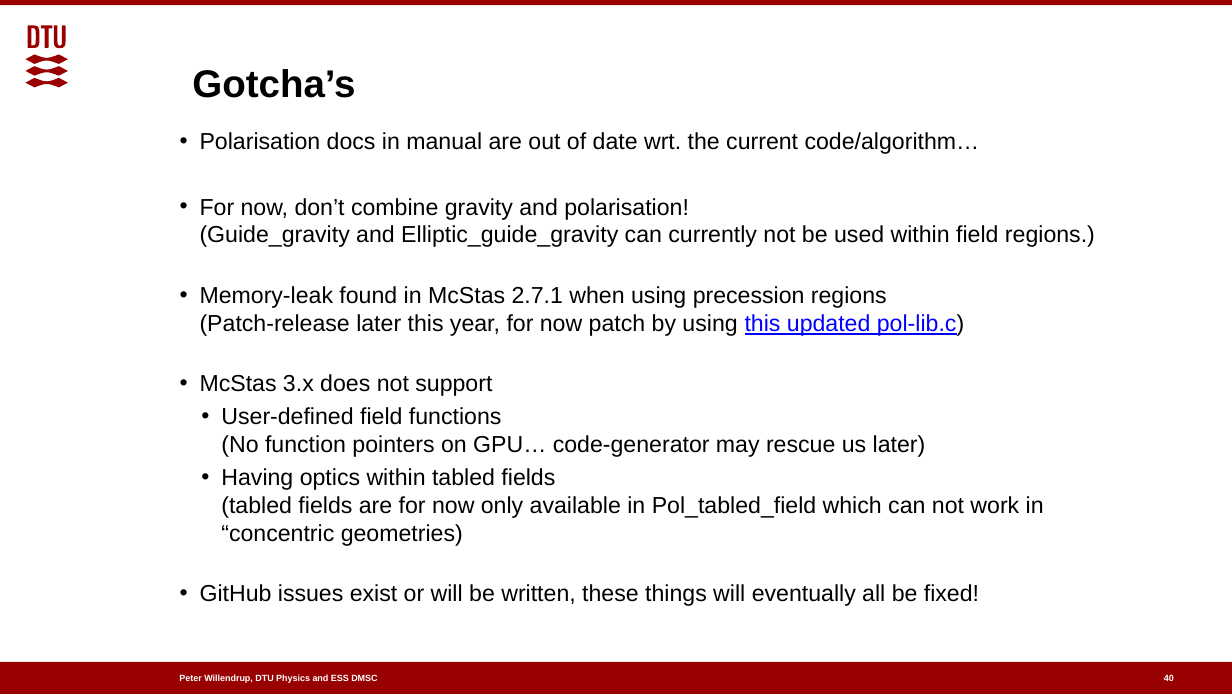
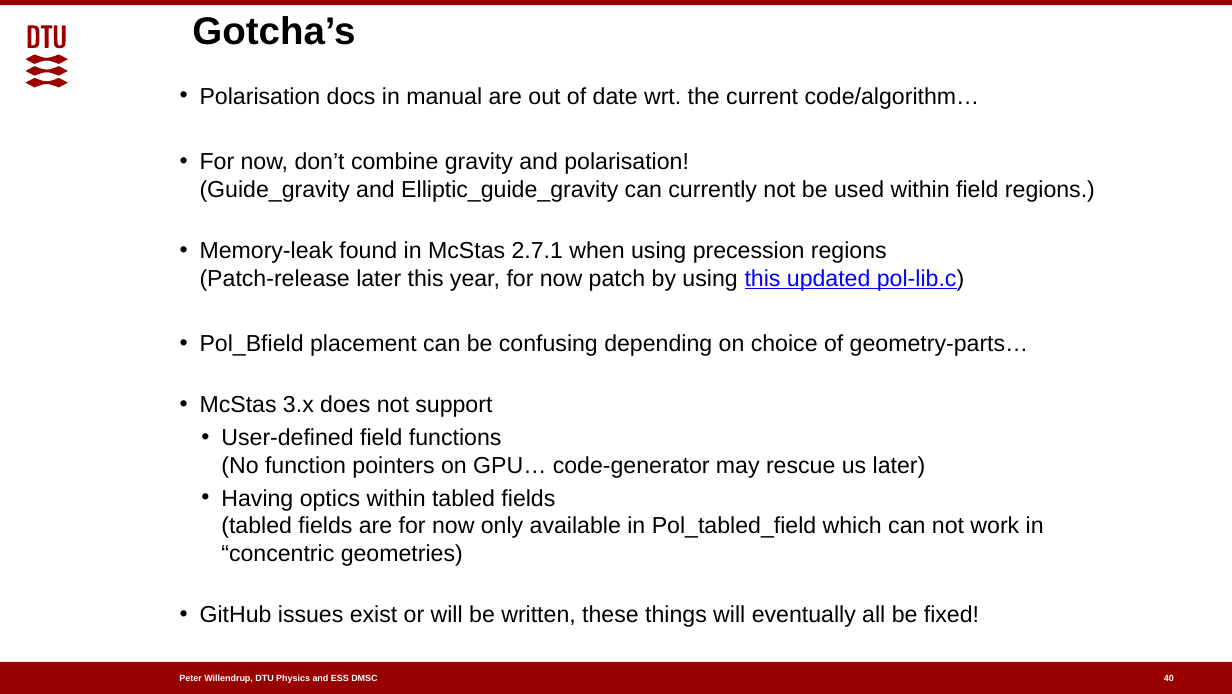
Before and after one commit to McStasMcXtrace/Schools, a slide deck: slide 40 of 2022/ESS_May_June_2022/Day4_Tuesday_July_5th/09_Polarisation/Polarised_neutrons_in_McStas.pptx. Drawn at 1232x694 pixels with LibreOffice and Linux fonts; fonts in the diff are those of the drawing; background and template pictures are left out. Boxes give left, top, right and bottom in pixels: in the first picture for what was removed or moved away, otherwise in the second. Text is boxed around its words. In the diff, an @@ line names an element or a change of style, - is before the commit and + after.

Commit message:
Updated slides + programme

```diff
--- a/2022/ESS_May_June_2022/Day4_Tuesday_July_5th/09_Polarisation/Polarised_neutrons_in_McStas.pptx
+++ b/2022/ESS_May_June_2022/Day4_Tuesday_July_5th/09_Polarisation/Polarised_neutrons_in_McStas.pptx
@@ title "Gotcha’s": place and size @@
-title "Gotcha’s" at bbox=[192, 69, 355, 98]
+title "Gotcha’s" at bbox=[192, 16, 355, 45]
@@ text "Polarisation docs in manual are ...": place and size @@
-text "Polarisation docs in manual are ..." at bbox=[200, 132, 1095, 606]
+text "Polarisation docs in manual are ..." at bbox=[200, 87, 1095, 627]
@@ text at bbox=[200, 334, 1029, 356]: paragraph added @@
+• Pol_Bfield placement can be confusing depending on choice of geometry-parts…
```
Also in this commit, not shown: 3 other files.
